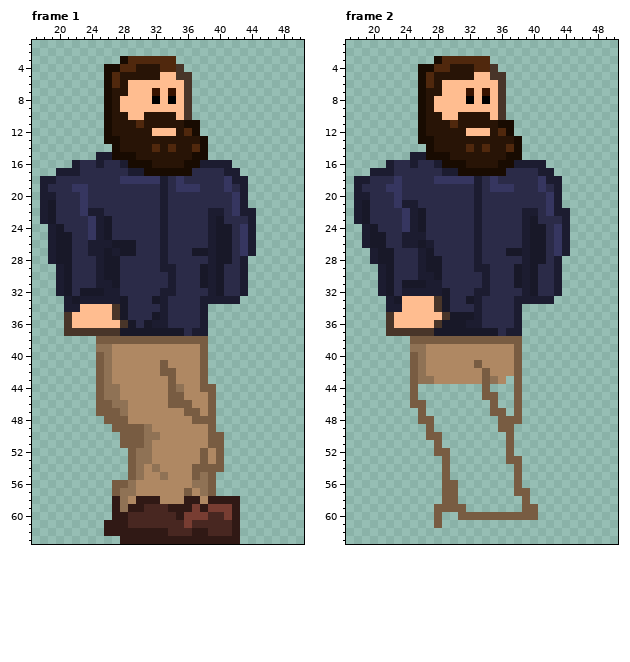
File history of a pixel-art file, Assets/Sprites/walk.aseprite. Above is the file before it was changed.
64x64 pixels, 4 frames. Colours within 5 levels of each other are drawn and written as one. Shown: frame 1: x 17..50, y 1..63; frame 2: x 17..50, y 1..63. The commit also changed other frames, which this record leaves out.
Once edited:
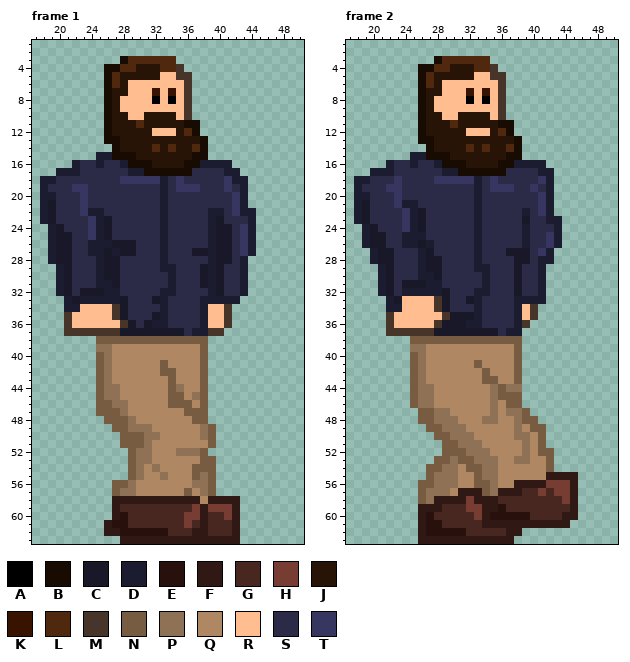
Palette (. is transparent): A #000000  B #180b01  C #181828  D #1c1c30  E #28100c  F #301915  G #482721  H #783d32  J #281406  K #381300  L #50280d  M #483529  N #785c42  P #8f7255  Q #af8863  R #ffbd90  S #2b2b48  T #363660
From old to new:
Changed rows in their new state; - is an unchanged pixel.
Frame 1:
first column x 39:
34 RRM
35 RRM
36 RRM
37 MM-
first column x 29:
44 ----------.-
45 --------PN.-
46 ---------N.-
47 ---------N.-
48 P---------.-
49 PP-------P--
50 ---------P-.
51 -----------.
52 ------PPP-..
53 ----------N.
54 -----------.
first column x 27:
58 -FF---FFF---
59 -GGG---GGG--
60 -E------G--F
61 EE---------F
62 -EEEEEE-----
Frame 2:
first column x 38:
18 -----.-
19 --TSD.-
20 ---TD.-
21 ---TD.-
22 --STD..
23 -CS-DD.
24 --SS-D.
25 --SSTD.
26 --SSTD.
27 -CSTD..
28 CCSDD.-
29 -SSD..-
30 -SSD..-
31 -SSD..-
32 CSSD..-
33 ----.--
34 -RM----
35 -RM----
36 -M-----
first column x 26:
43 -Q-------N-Q--------
44 PPQQQQQQQPNPP-------
45 PPQQQQQQQPNN--------
46 PPQQQQQQQPQN--------
47 -NPPQQQQQPQPPN------
48 --PPPQQQPPQQPNN-----
49 --NPPPQQQQQQPQNN----
50 -.-NPPPQQQQQPPQN----
51 --.NNPPPQQQQQPQN----
52 --.-NNPPPQQQQPQNN---
53 --N-PNNPPPQQPPQQN---
54 -NNPPQNNPPQQQQQQN---
55 -NPPPQQNPPQQQQQQFFFF
56 NNPPPQQNNPQQFFFFHHHF
57 NPPPQFFFNPFFFGGHGHHF
58 NPFFFFHFFFGGGGGGGGHF
59 FFFGGGHHFFEGGGGGGGGF
60 FEGGGGGHFEEEEEGGGGFF
61 FEEGGGGGFFFFFFFFFFF-
62 FEEEEEGGGGGFF-------
63 FFFFFFFFFFFF--------
Changed places in both pictures, as pixel boxes (x1, y1, x2, y2):
added: (208, 304, 232, 336)
changed: (176, 384, 224, 472)
changed: (128, 416, 144, 432)
changed: (112, 496, 208, 536)
changed: (514, 176, 570, 328)
changed: (418, 376, 578, 544)
